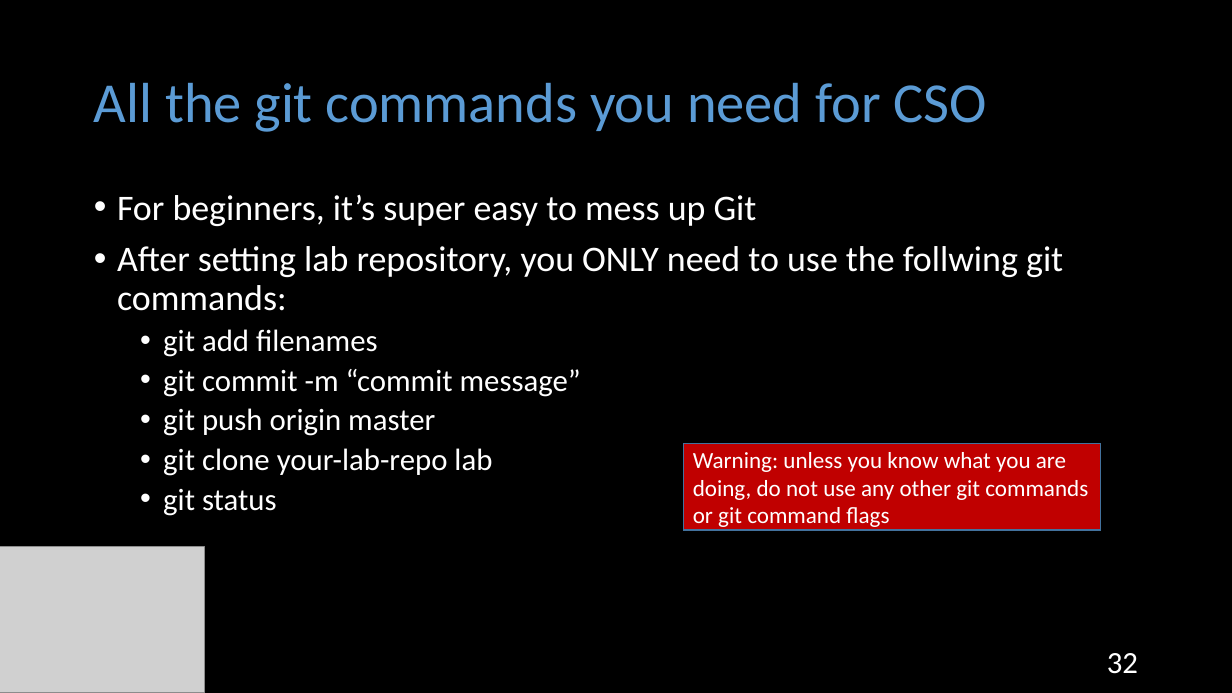
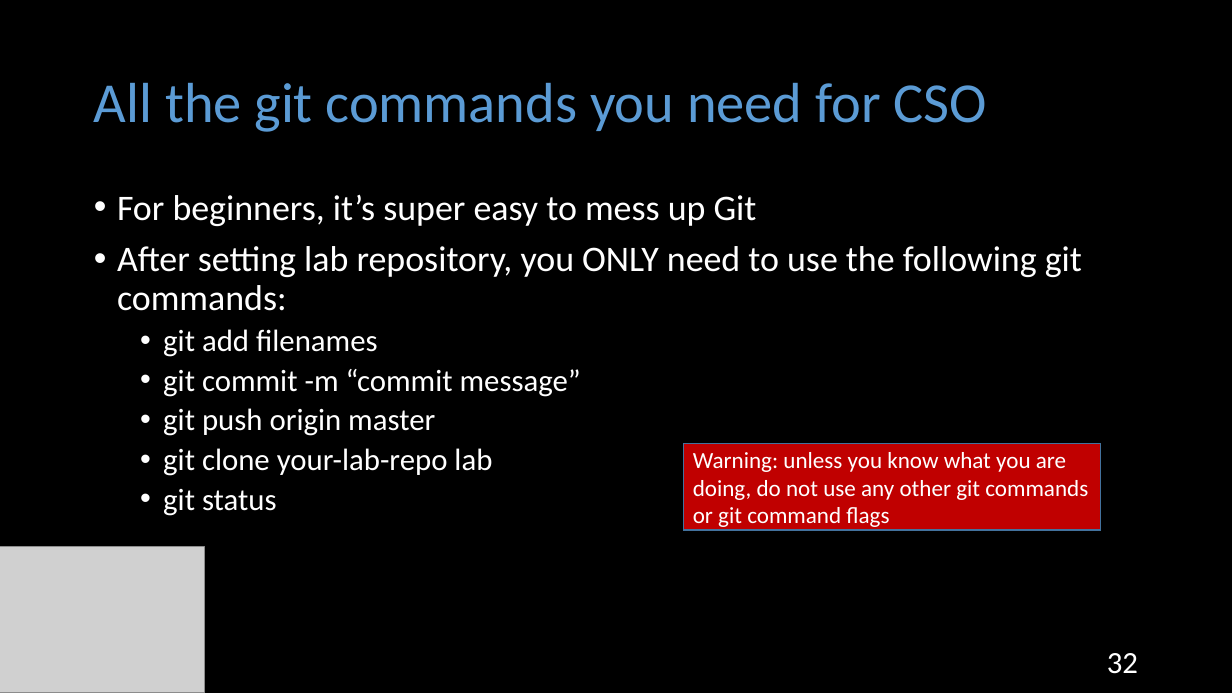
Before and after one commit to NYU-CSO/nyu-cso.github.io, a slide deck: slide 32 of rec-notes/r01.pptx. Drawn at 1232x693 pixels with LibreOffice and Linux fonts; fonts in the diff are those of the drawing; grey boxes stand for pictures. Boxes give left, top, right and bottom in pixels: in the first picture for what was removed or moved away, otherwise in the second. Text is boxed around its words. In the diff, an @@ line names an element or a change of style, - is before the commit and + after.

```diff
--- a/rec-notes/r01.pptx
+++ b/rec-notes/r01.pptx
@@ text at (x1=117, y1=246, x2=1082, y2=311): text changed @@
-• After setting lab repository, you ONLY need to use the follwing git commands:
+• After setting lab repository, you ONLY need to use the following git commands:
```
Also in this commit, not shown: 9 other slides changed, 3 other files.
